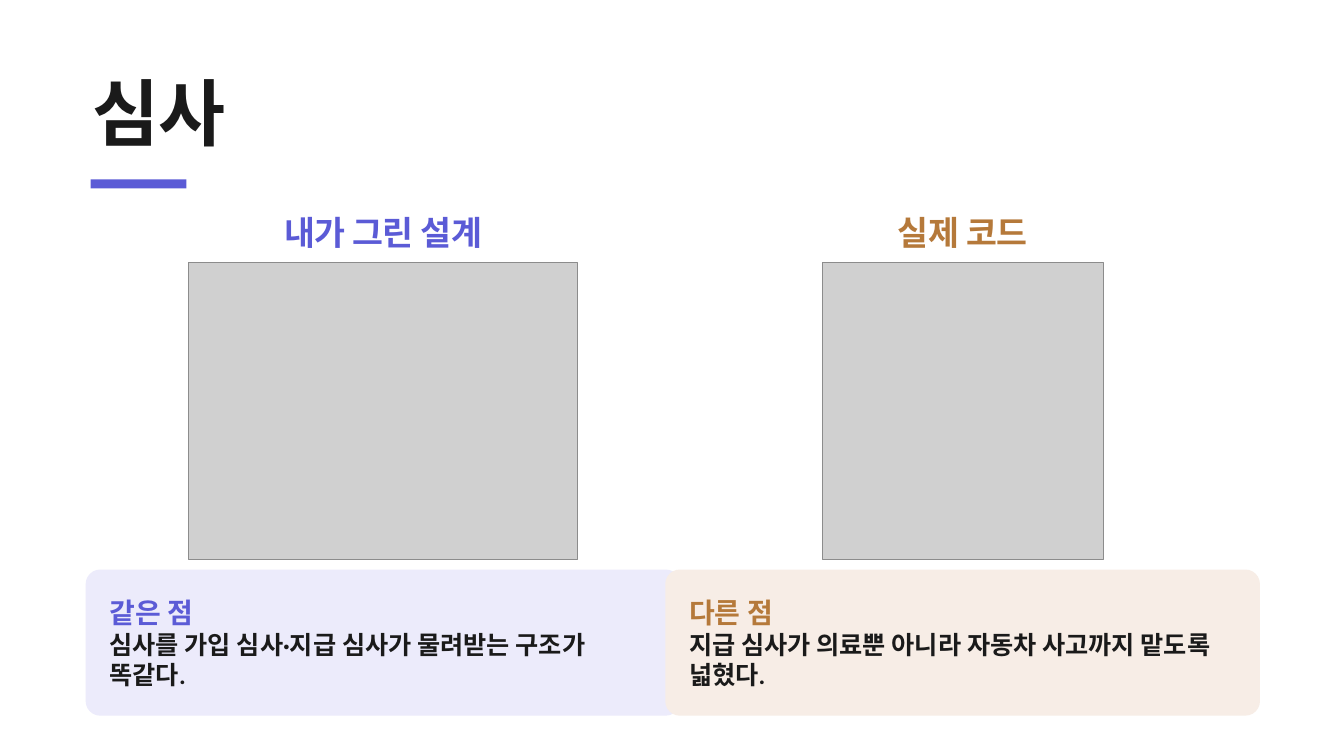
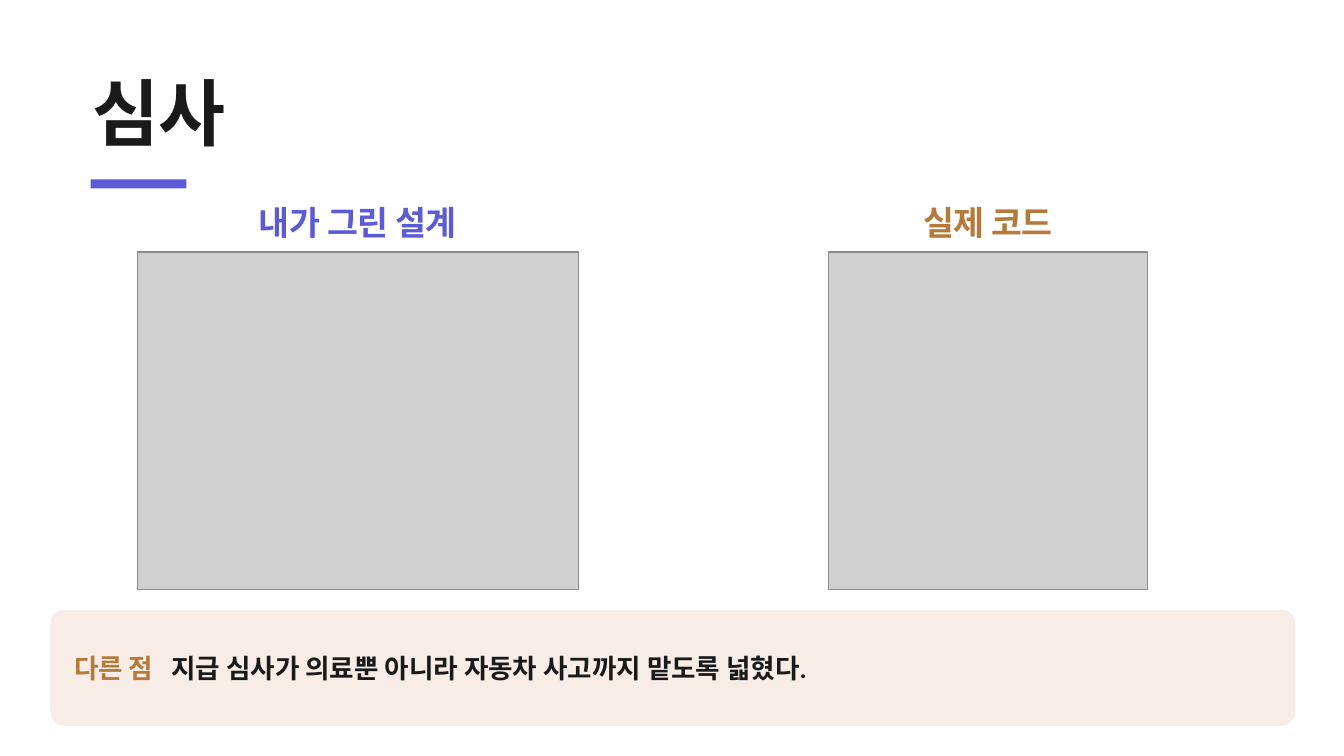
Before and after one commit to heyoonyoon/distributed-programming, a slide deck: slide 15 of docs/presentation/보험발표-figma.pptx. Drawn at 1344x756 pixels with LibreOffice and Linux fonts; fonts in the diff are those of the drawing; grey boxes stand for pictures. Boxes give left, top, right and bottom in pixels: in the first picture for what was removed or moved away, otherwise in the second. Text is boxed around its words. In the diff, an @@ line names an element or a change of style, - is before the commit and + after.

```diff
--- a/docs/presentation/보험발표-figma.pptx
+++ b/docs/presentation/보험발표-figma.pptx
@@ text "내가 그린 설계": place and size @@
-text "내가 그린 설계" at [284, 217, 482, 248]
+text "내가 그린 설계" at [259, 207, 456, 238]
@@ text "실제 코드": place and size @@
-text "실제 코드" at [898, 217, 1027, 248]
+text "실제 코드" at [923, 207, 1052, 238]
@@ picture: place and size @@
-picture at [189, 262, 577, 560]
+picture at [137, 252, 578, 590]
@@ picture: place and size @@
-picture at [823, 262, 1104, 560]
+picture at [829, 252, 1148, 590]
@@ rounded rectangle removed at [86, 570, 681, 716] @@
-같은 점
-심사를 가입 심사·지급 심사가 물려받는 구조가 똑같다.
@@ rounded rectangle "다른 점 지급 심사가 의료뿐 ...": place and size @@
-rounded rectangle "다른 점 지급 심사가 의료뿐 ..." at [665, 570, 1260, 716]
+rounded rectangle "다른 점 지급 심사가 의료뿐 ..." at [50, 610, 1296, 726]
@@ rounded rectangle "다른 점 지급 심사가 의료뿐 ..." at [50, 610, 1296, 726]: proportions changed @@
@@ text in rounded rectangle at [74, 655, 806, 681]: text changed; size 18 to 19 pt @@
-다른 점
-지급 심사가 의료뿐 아니라 자동차 사고까지 맡도록 넓혔다.
+다른 점 지급 심사가 의료뿐 아니라 자동차 사고까지 맡도록 넓혔다.
```
Also in this commit, not shown: 5 other slides changed, 3 other files.
